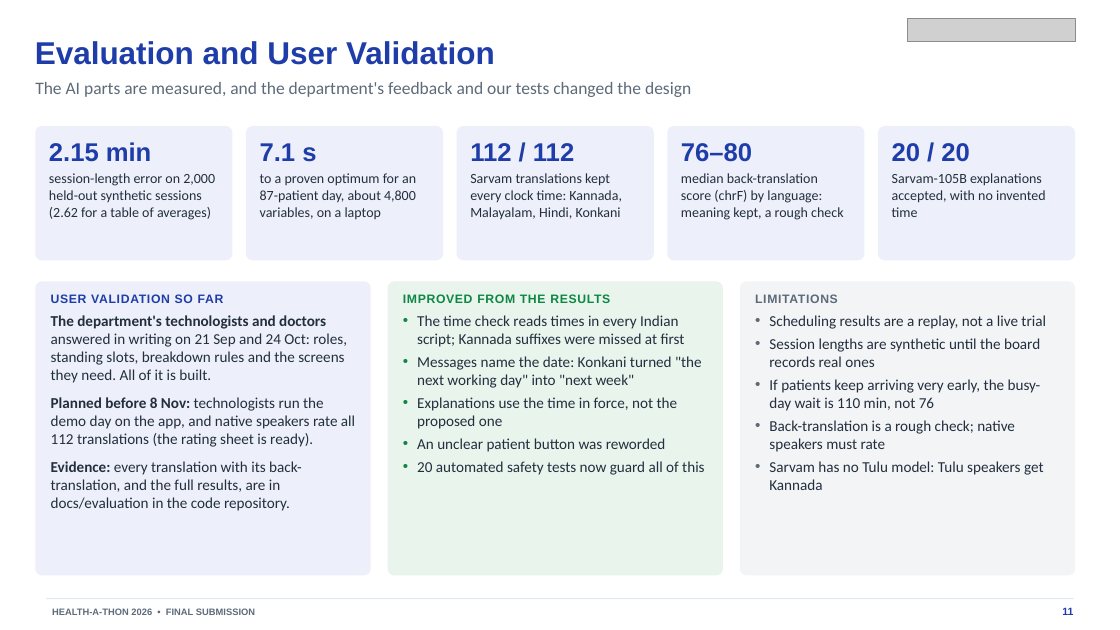
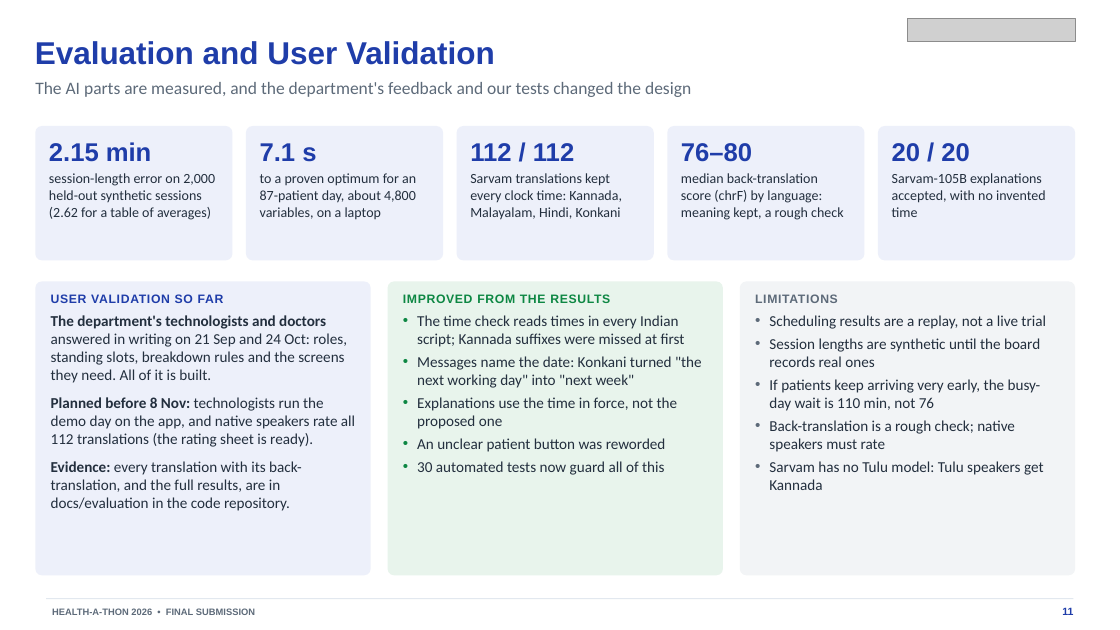
Before and after one commit to psraghothamrao8/RAD-SMART, a slide deck: slide 11 of docs/RAD-SMART_Phase2_Submission.pptx. Drawn at 1120x630 pixels with LibreOffice and Linux fonts; fonts in the diff are those of the drawing; grey boxes stand for pictures. Boxes give left, top, right and bottom in pixels: in the first picture for what was removed or moved away, otherwise in the second. Text is boxed around its words. In the diff, an @@ line names an element or a change of style, - is before the commit and + after.

```diff
--- a/docs/RAD-SMART_Phase2_Submission.pptx
+++ b/docs/RAD-SMART_Phase2_Submission.pptx
@@ text in rounded rectangle at [417, 461, 664, 475]: text changed @@
-• 20 automated safety tests now guard all of this
+• 30 automated tests now guard all of this
```
Also in this commit, not shown: 4 other slides changed, 26 other files.
